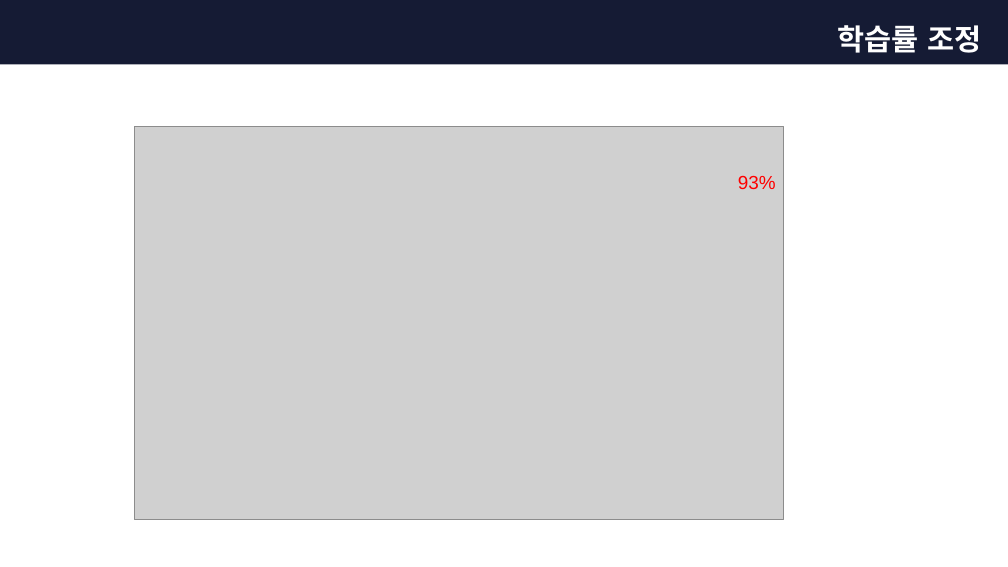
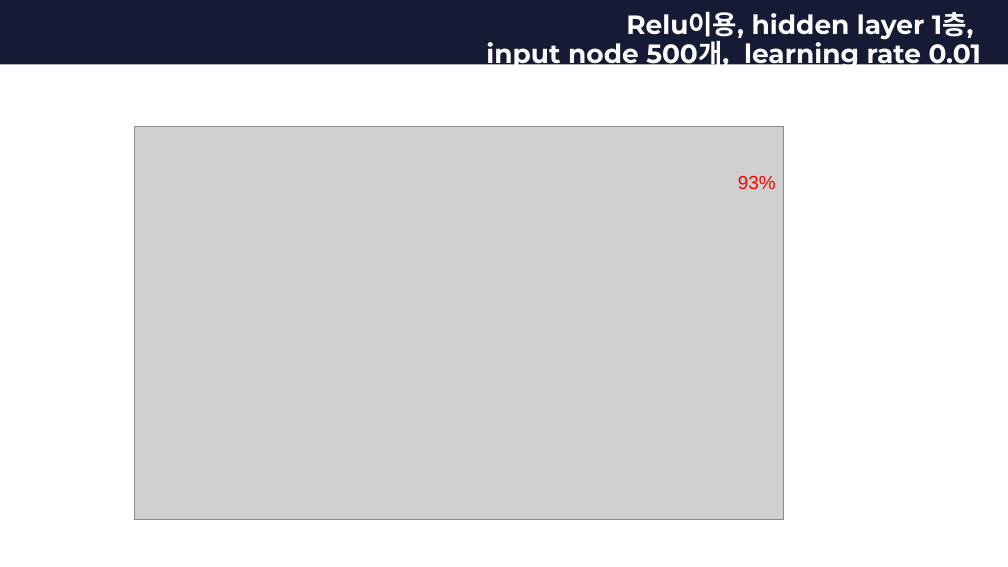
Before and after one commit to devGW/MNIST, a slide deck: slide 8 of ppt/인공지능 MNIST 발표(정건우).pptx. Drawn at 1008x567 pixels with LibreOffice and Linux fonts; fonts in the diff are those of the drawing; grey boxes stand for pictures; background and template pictures are left out; a plain dark background stands for a picture behind light text. Boxes give left, top, right and bottom in pixels: in the first picture for what was removed or moved away, otherwise in the second. Text is boxed around its words. In the diff, an @@ line names an element or a change of style, - is before the commit and + after.

```diff
--- a/ppt/인공지능 MNIST 발표(정건우).pptx
+++ b/ppt/인공지능 MNIST 발표(정건우).pptx
@@ title at [486,11,981,69]: text changed; size 28 to 25.2 pt @@
-학습률 조정
+Relu이용, hidden layer 1층,
+input node 500개, learning rate 0.01
```
Also in this commit, not shown: 3 other slides changed.
